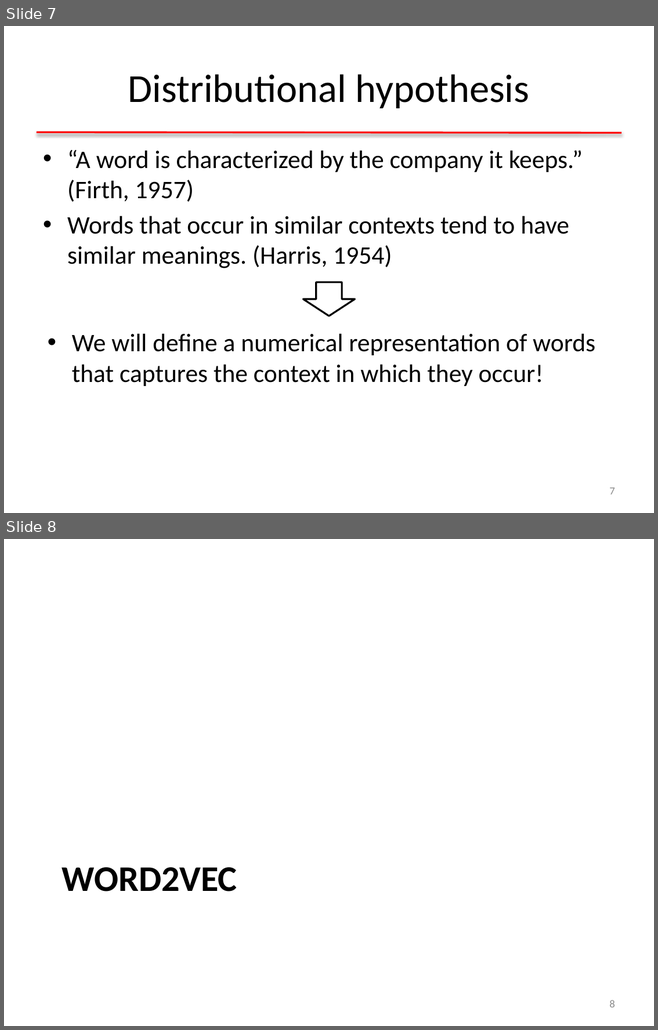
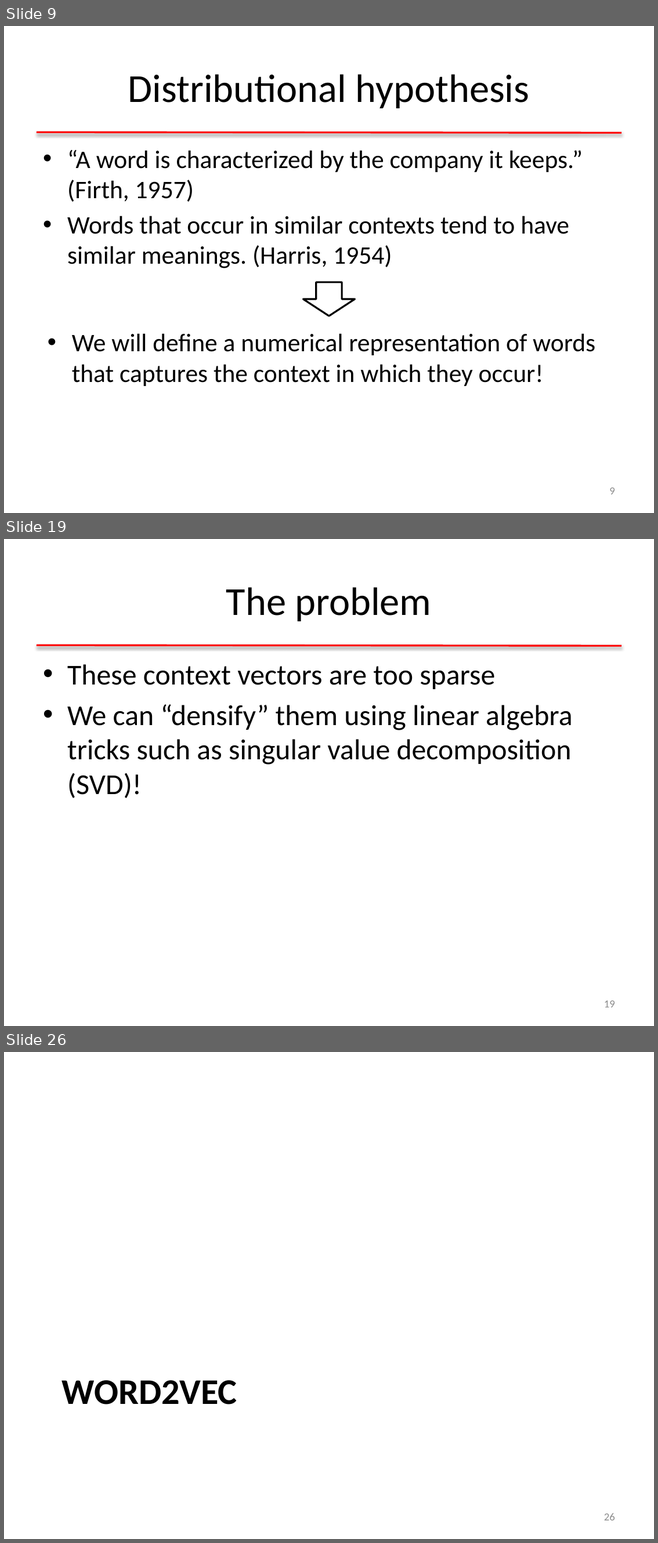
Before and after one commit to clulab/gentlenlp, a slide deck: docs/slides/nnintro-ch8-dist.pptx. Shown one above the other, each under a label of ours: slides 7 and 8 before the commit, slides 9, 19 and 26 after it; the slides between them are not shown. The pictures are 658x1030 and 658x1543 pixels, drawn with LibreOffice and Linux fonts; fonts in the diff are those of the drawing. Boxes give left, top, right and bottom in pixels: in the first picture for what was removed or moved away, otherwise in the second. Text is boxed around its words. In the diff, an @@ line names an element or a change of style, - is before the commit and + after.

```diff
--- a/docs/slides/nnintro-ch8-dist.pptx
+++ b/docs/slides/nnintro-ch8-dist.pptx
@@ slide 19 added at [4,539,654,1026], background #FFFFFF; not listed: 1 template element that a slide beside it also shows @@
@@ title added at [226,587,431,621], 44 pt, text #000000 @@
+The problem
@@ text added at [67,664,572,798], 32 pt, text #000000 @@
+• These context vectors are too sparse
+• We can “densify” them using linear algebra tricks such as singular value decomposition (SVD)!
@@ page number added at [604,1001,615,1008], 12 pt, text #8C8C8C @@
+19
@@ what was slide 7 is now slide 9 @@
@@ page number at [609,488,614,495]: text changed @@
-7
+9
@@ what was slide 8 is now slide 26 @@
@@ page number at [604,1513,615,1521]: text changed @@
-8
+26
```
Also in this commit, not shown: 4 slides changed, 17 other slides added, 1 slide removed, 2 other files.
